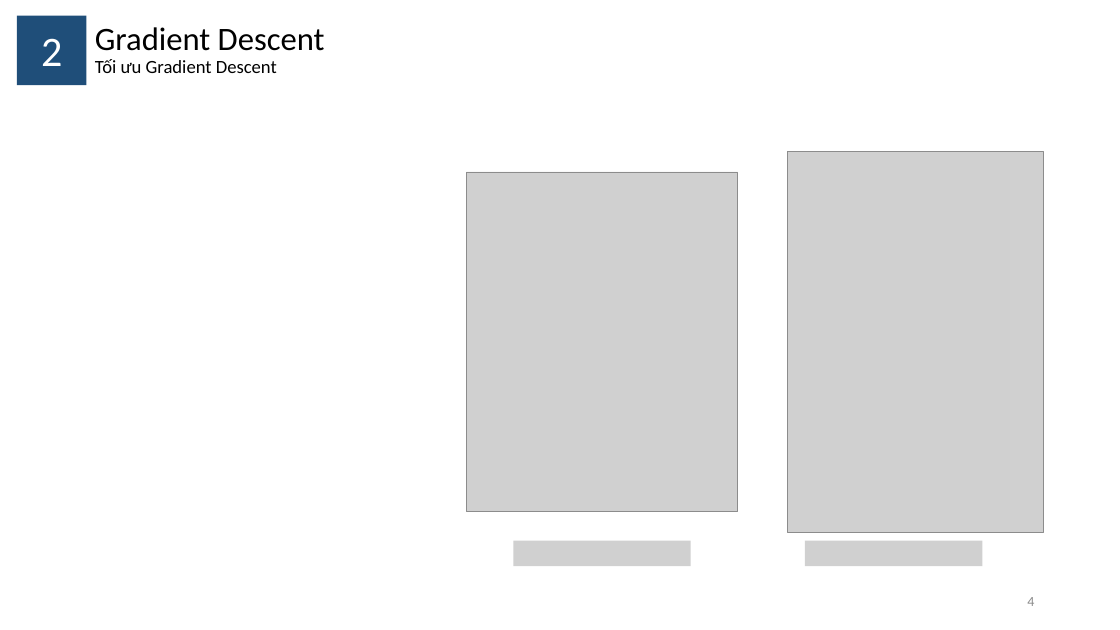
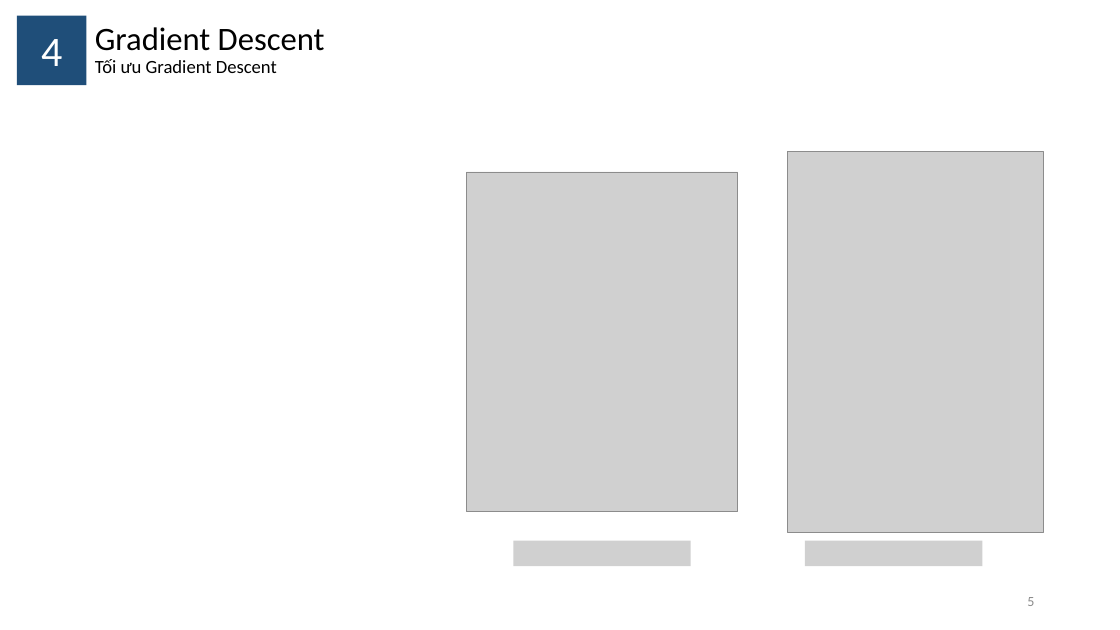
Before and after one commit to thinhngo2106/ML-code, a slide deck: slide 5 of Gradient Descent/Gradient Descent.pptx (slide 4 before the commit). Drawn at 1120x630 pixels with LibreOffice and Linux fonts; fonts in the diff are those of the drawing; grey boxes stand for pictures. Boxes give left, top, right and bottom in pixels: in the first picture for what was removed or moved away, otherwise in the second. Text is boxed around its words. In the diff, an @@ line names an element or a change of style, - is before the commit and + after.

```diff
--- a/Gradient Descent/Gradient Descent.pptx
+++ b/Gradient Descent/Gradient Descent.pptx
@@ text at [41,39,62,66]: text changed @@
-2
+4
@@ page number at [1027,597,1034,606]: text changed @@
-4
+5
```
Also in this commit, not shown: 1 other slide changed.
